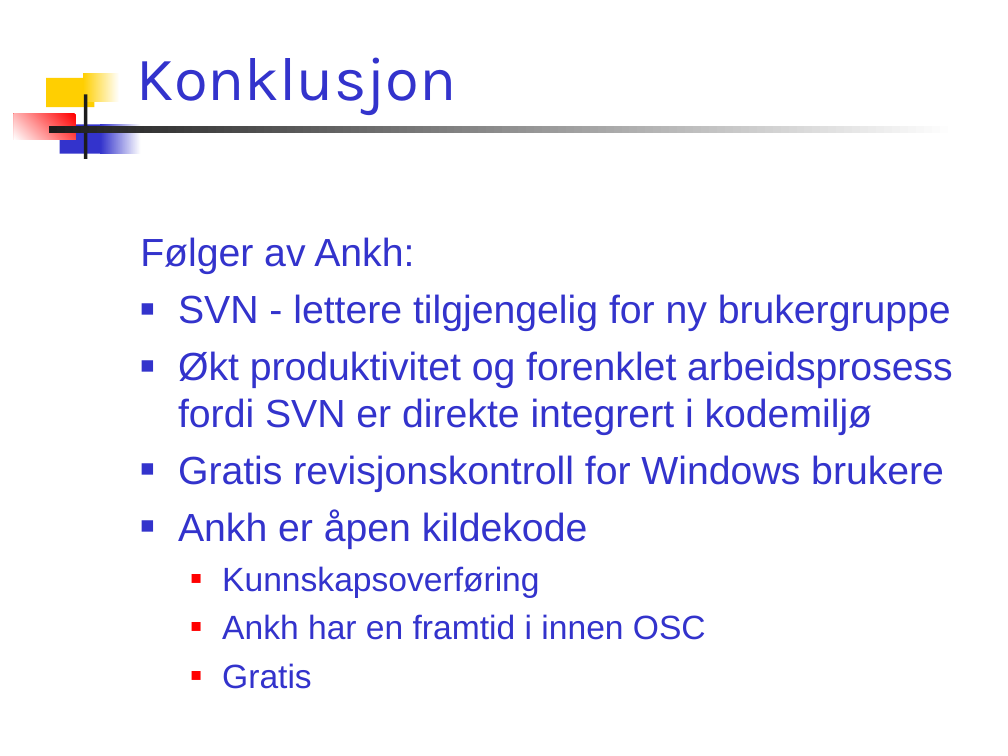
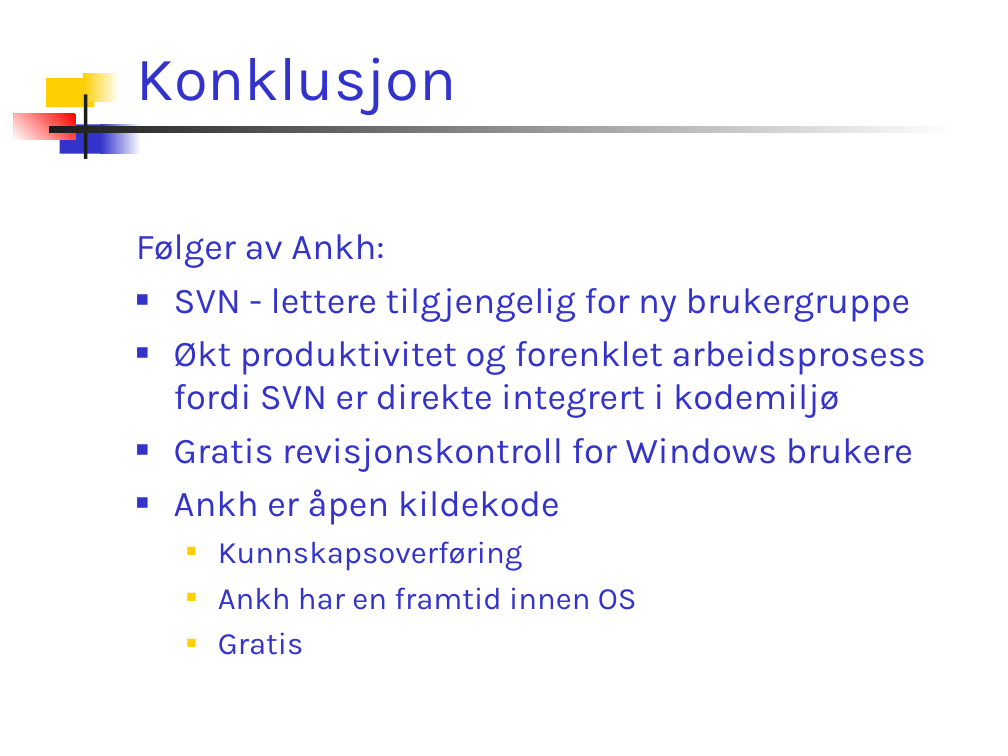
Before and after one commit to chucker/AnkhSVN, a slide deck: slide 23 of doc/powerpoint/Subversion_addin_for_VS.NET.ppt (slide 22 before the commit). Drawn at 1008x756 pixels with LibreOffice and Linux fonts; fonts in the diff are those of the drawing. Boxes give left, top, right and bottom in pixels: in the first picture for what was removed or moved away, otherwise in the second. Text is boxed around its words. In the diff, an @@ line names an element or a change of style, - is before the commit and + after.

Commit message:
* Customised navigation model * Added new slide to sum up presentation * Tried to increase letter size in prompt * Customised work schedule

```diff
--- a/doc/powerpoint/Subversion_addin_for_VS.NET.ppt
+++ b/doc/powerpoint/Subversion_addin_for_VS.NET.ppt
@@ text at [136,234,926,655]: size 28 to 25.9 pt in "Følger av Ankh:", "SVN - lettere tilgjengelig for ny brukergruppe", "Økt produktivitet og forenklet arbeidsprosess fordi SVN ...", "Gratis revisjonskontroll for Windows brukere" and 1 more places; font Arial to Karla; size 24 to 22.2 pt in "Kunnskapsoverføring", "Gratis"; bullet colour #FF0000 to #FFCF01 @@
@@ text at [218,587,637,610]: text changed; size 24 to 22.2 pt; font Arial to Karla @@
-  ■ Ankh har en framtid i innen OSC
+  ■ Ankh har en framtid innen OS
```
Also in this commit, not shown: 17 other slides changed, 1 slide added.
